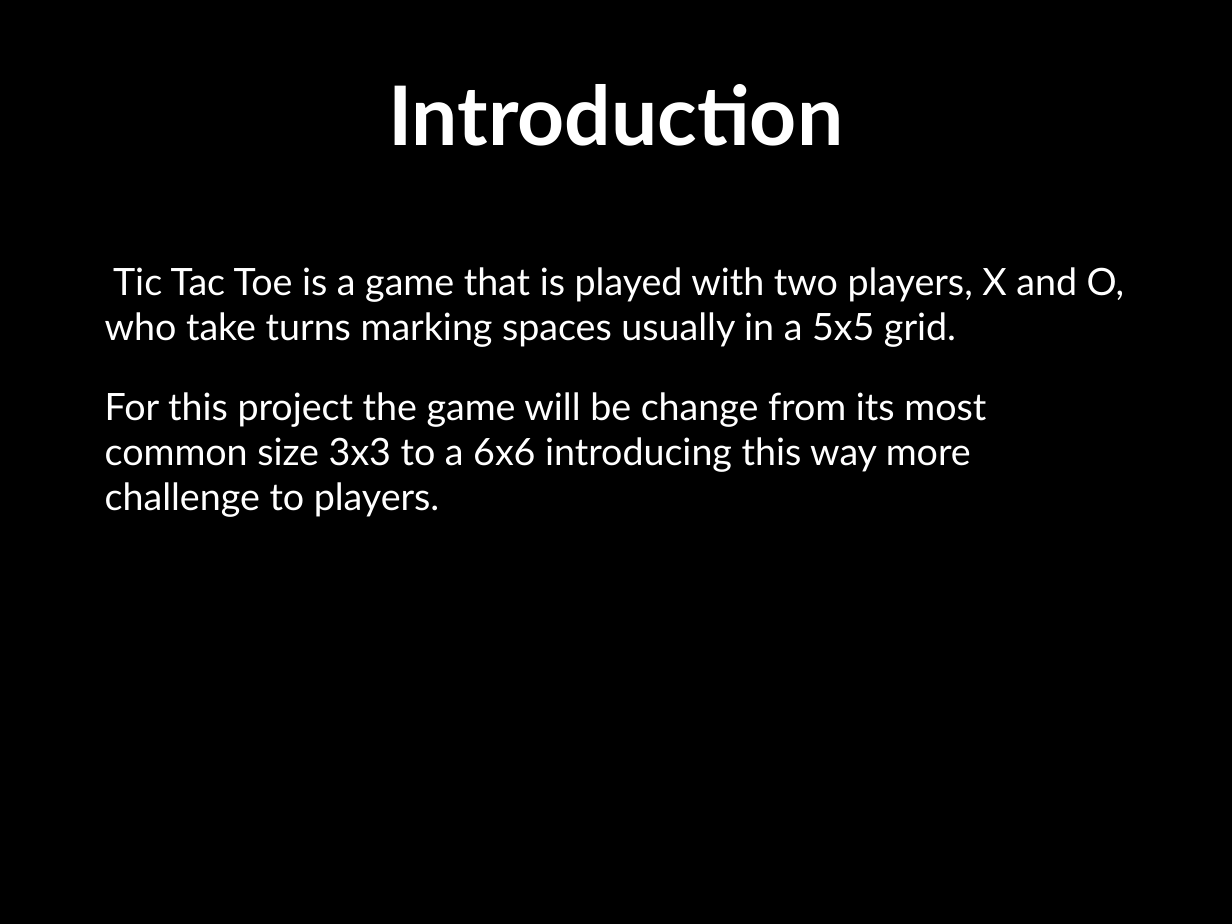
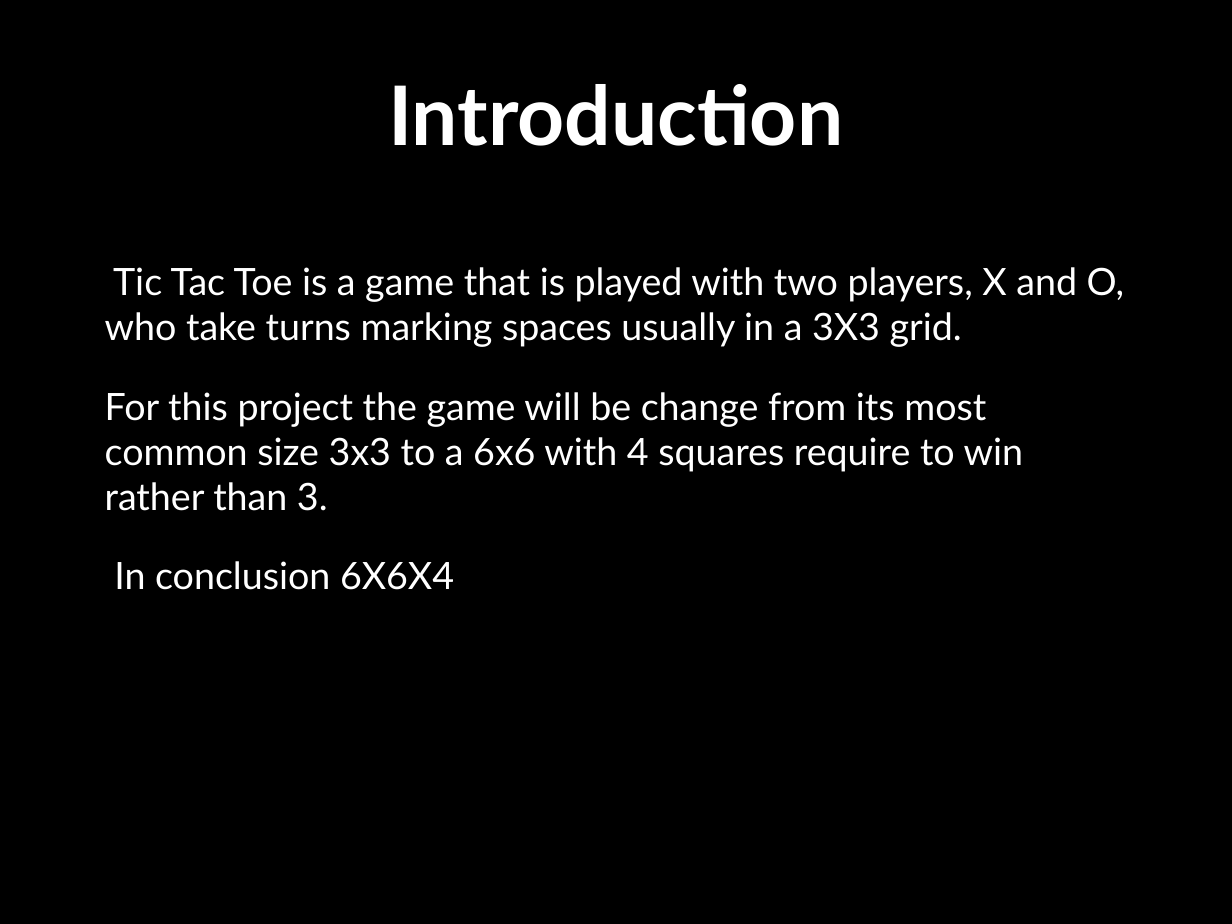
Before and after one commit to Amatarasu/A-Team, a slide deck: slide 2 of Power Point Presentation.pptx. Drawn at 1232x924 pixels with LibreOffice and Linux fonts; fonts in the diff are those of the drawing; background and template pictures are left out. Boxes give left, top, right and bottom in pixels: in the first picture for what was removed or moved away, otherwise in the second. Text is boxed around its words. In the diff, an @@ line names an element or a change of style, - is before the commit and + after.

```diff
--- a/Power Point Presentation.pptx
+++ b/Power Point Presentation.pptx
@@ text at bbox=[105, 267, 1125, 590]: text changed @@
-Tic Tac Toe is a game that is played with two players, X and O, who take turns marking spaces usually in a 5x5 grid.
-For this project the game will be change from its most common size 3x3 to a 6x6 introducing this way more challenge to players.
+Tic Tac Toe is a game that is played with two players, X and O, who take turns marking spaces usually in a 3X3 grid.
+For this project the game will be change from its most common size 3x3 to a 6x6 with 4 squares require to win rather than 3.
+In conclusion 6X6X4
```
Also in this commit, not shown: 2 other slides changed, 4 slides added, 2 slides removed.
